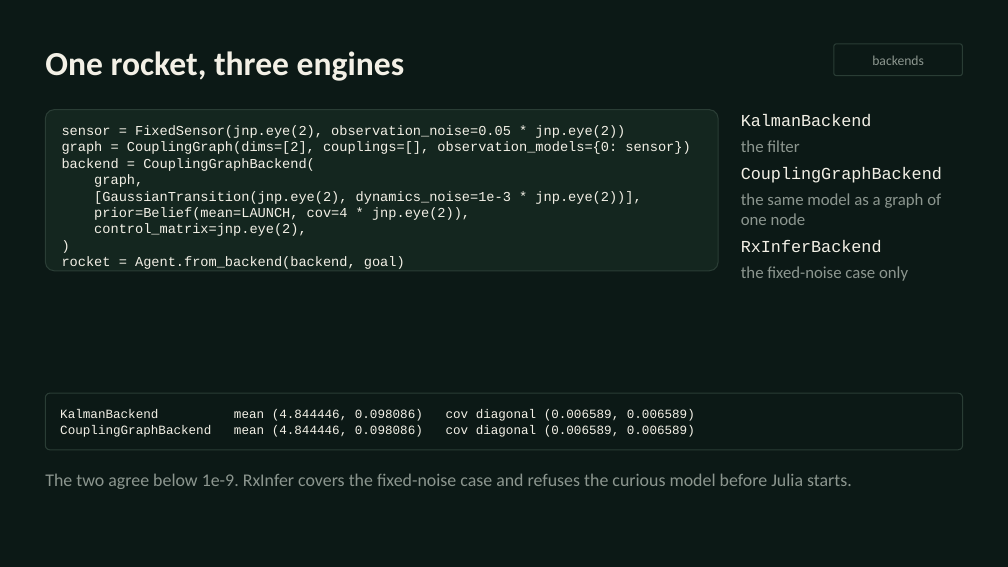
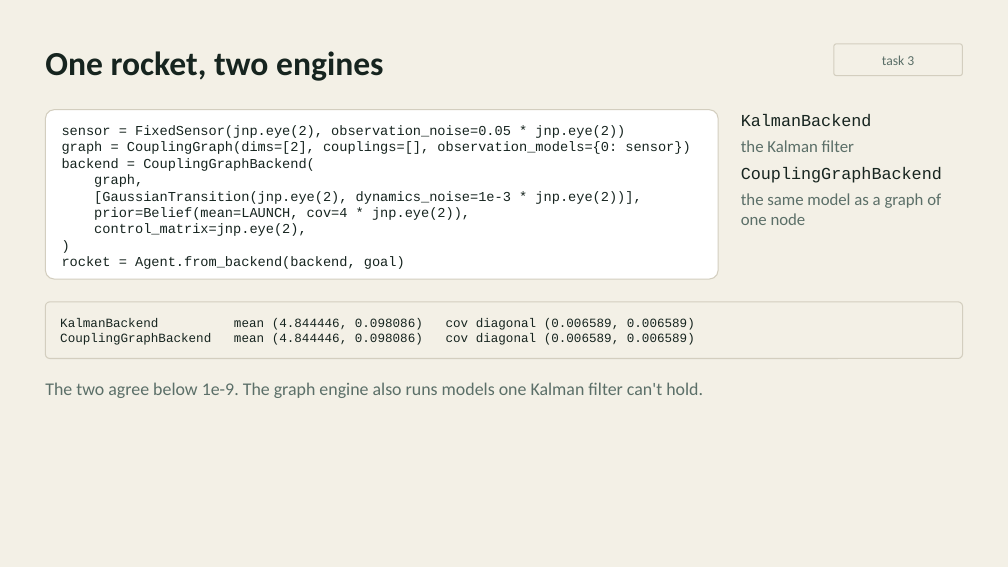
Before and after one commit to inferogenesis/cpomdp-workshop, a slide deck: slide 24 of deck/cpomdp_symposium_2026.pptx (slide 18 before the commit). Drawn at 1008x567 pixels with LibreOffice and Linux fonts; fonts in the diff are those of the drawing. Boxes give left, top, right and bottom in pixels: in the first picture for what was removed or moved away, otherwise in the second. Text is boxed around its words. In the diff, an @@ line names an element or a change of style, - is before the commit and + after.

Commit message:
feat: remake the deck in 31 slides on the light theme, with a timer for each task

```diff
--- a/deck/cpomdp_symposium_2026.pptx
+++ b/deck/cpomdp_symposium_2026.pptx
@@ background #0C1916 to #F3F0E6 @@
@@ text at (45, 51, 383, 81): text changed; text colour #F3F0E6 to #16241F @@
-One rocket, three engines
+One rocket, two engines
@@ rounded rectangle "task 3" at (834, 44, 963, 76): outline #2A3D35 1 pt to #D3CEBF 1 pt @@
@@ text in rounded rectangle at (882, 55, 914, 65): text changed; text colour #8C968F to #5B6F68 @@
-backends
+task 3
@@ rounded rectangle "sensor = FixedSensor(jnp.eye(2), observation_noise=0.05 * ...": place and size @@
-rounded rectangle "sensor = FixedSensor(jnp.eye(2), observation_noise=0.05 * ..." at (45, 110, 718, 271)
+rounded rectangle "sensor = FixedSensor(jnp.eye(2), observation_noise=0.05 * ..." at (45, 110, 718, 279)
@@ rounded rectangle "sensor = FixedSensor(jnp.eye(2), observation_noise=0.05 * ..." at (45, 110, 718, 279): text colour #F3F0E6 to #16241F; fill #14261F to #FFFFFF; outline #2A3D35 1 pt to #D3CEBF 1 pt; proportions changed @@
@@ text at (741, 114, 942, 225): text colour #F3F0E6 to #16241F in "KalmanBackend", "CouplingGraphBackend"; text colour #8C968F to #5B6F68 in "the same model as a graph of ..."; less space between paragraphs @@
@@ text at (741, 140, 854, 152): text changed; text colour #8C968F to #5B6F68 @@
-the filter
+the Kalman filter
@@ text at (741, 240, 908, 281): paragraphs removed @@
-RxInferBackend
-the fixed-noise case only
@@ rounded rectangle "KalmanBackend mean (4.844446, 0.098086) cov ...": place and size @@
-rounded rectangle "KalmanBackend mean (4.844446, 0.098086) cov ..." at (45, 393, 963, 450)
+rounded rectangle "KalmanBackend mean (4.844446, 0.098086) cov ..." at (45, 302, 963, 358)
@@ rounded rectangle "KalmanBackend mean (4.844446, 0.098086) cov ..." at (45, 302, 963, 358): text colour #F3F0E6 to #16241F; outline #2A3D35 1 pt to #D3CEBF 1 pt @@
@@ text added at (45, 382, 703, 398), 17 pt, text #5B6F68 @@
+The two agree below 1e-9. The graph engine also runs models one Kalman filter can't hold.
@@ text removed at (45, 473, 852, 489) @@
-The two agree below 1e-9. RxInfer covers the fixed-noise case and refuses the curious model before Julia starts.
```
Also in this commit, not shown: 14 other slides changed, 16 slides added, 10 slides removed, 12 other files.
